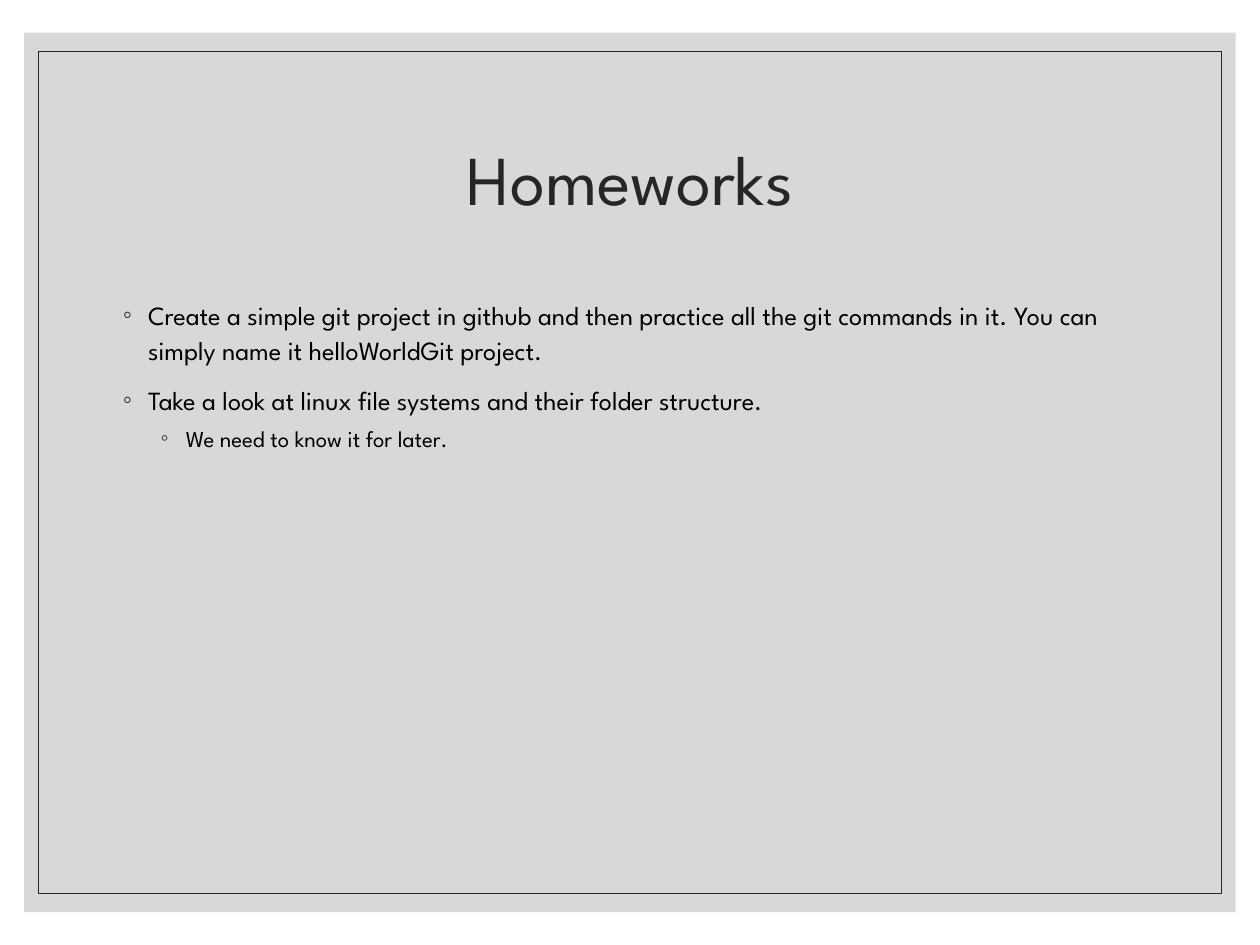
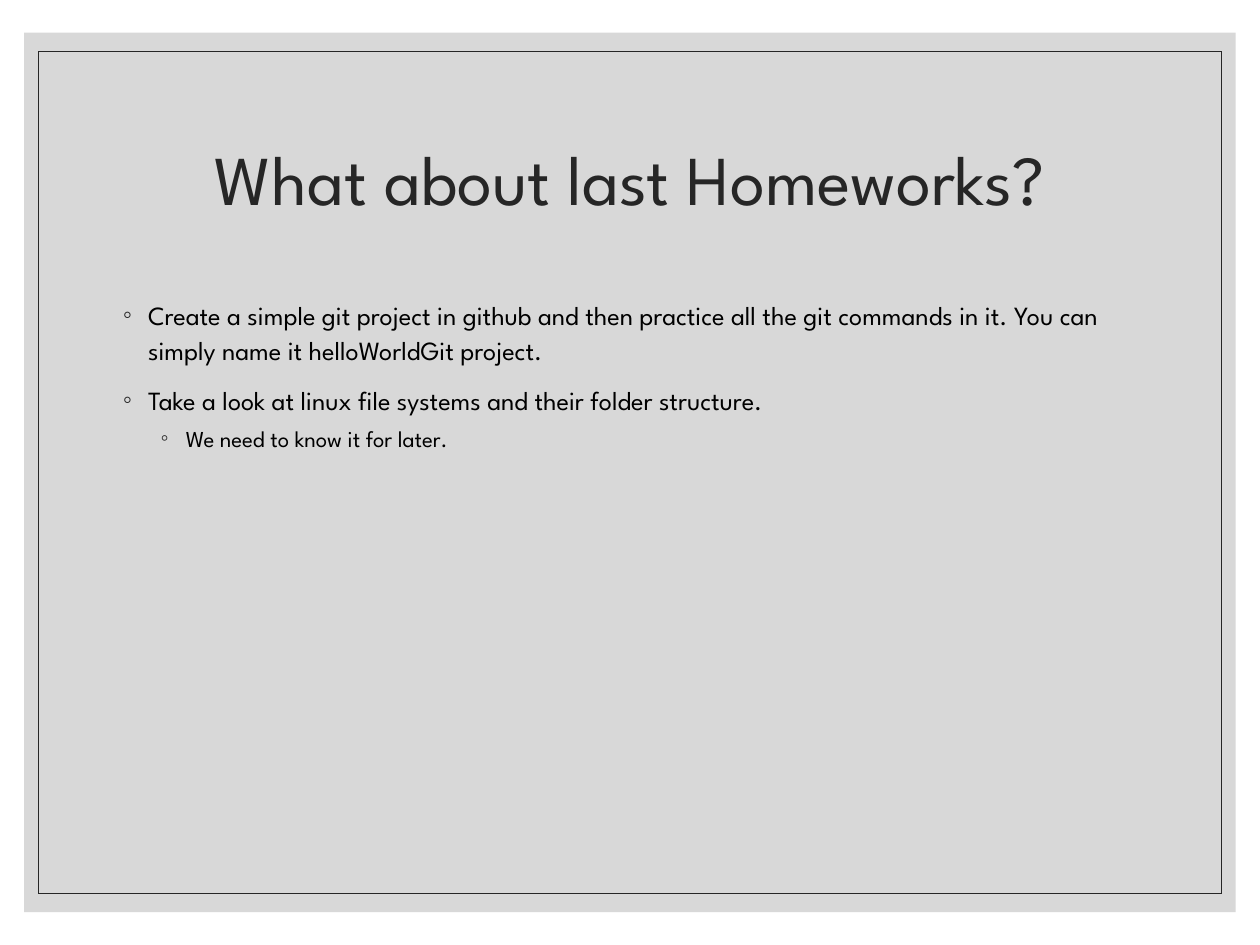
Before and after one commit to mostafa8026/ComputerProgramming-Basics, a slide deck: slide 3 of 02 - Linux 1.pptx (slide 13 before the commit). Drawn at 1260x945 pixels with LibreOffice and Linux fonts; fonts in the diff are those of the drawing. Boxes give left, top, right and bottom in pixels: in the first picture for what was removed or moved away, otherwise in the second. Text is boxed around its words. In the diff, an @@ line names an element or a change of style, - is before the commit and + after.

```diff
--- a/02 - Linux 1.pptx
+++ b/02 - Linux 1.pptx
@@ title at (215,157,1045,206): text changed @@
-Homeworks
+What about last Homeworks?
```
Also in this commit, not shown: 10 slides removed, 1 other file.
